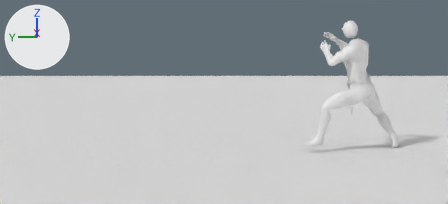
Before and after pictures for a commit that changed the Blender file anim-src/_preview_BackUnarmed.blend.
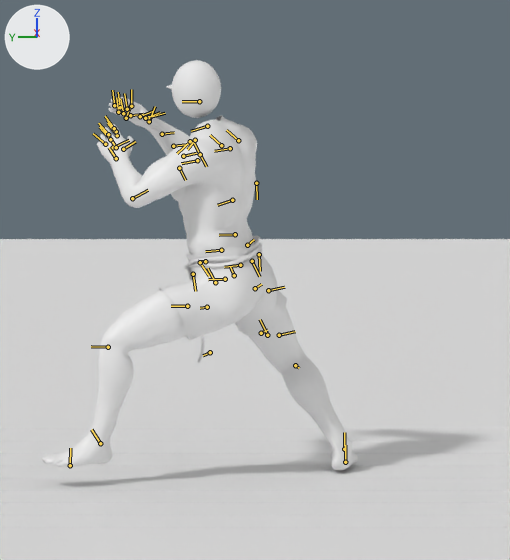
Each version is shown from the file's camera 'CamWide', then close up on the part from 65% to 100% of the width and 1% to 86% of the height. The lights are fixed; the arrows at upper left show +X, +Y and +Z. The first two pictures are the older version. Both versions are drawn at frame 17 of the action 'StepDodgeBackUnarmed'; the numbers are the values there. The bones that change, and the others that lie on the model, are drawn over the model as lines in the close-ups.

The first close-up shows 'Cube.002', 'Floor', 'HIMBO - Body HP', 'HIMBO - Boxers', 'HIMBO - Feet', 'HIMBO - Hands', 'PreviewHead' and 12 more.
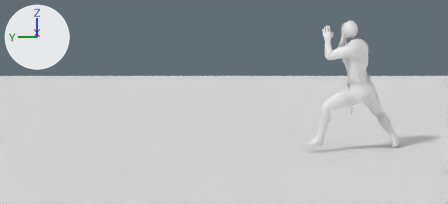
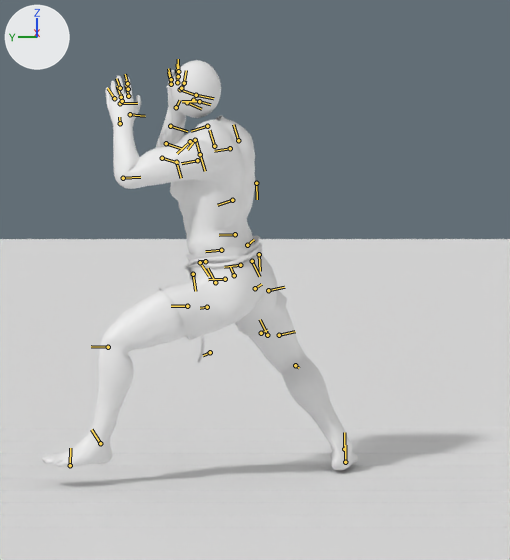
The change in detail:
Bone 'NPC L UpperArm [LUar]' (bone_npc_l_upperarm__luar) turns from (-60, 16, 3) to (-75, -1, -17) degrees about its own x, y and z.
Bone 'NPC L Forearm [LLar]' (bone_npc_l_forearm__llar) turns from (-69, 0, 0) to (-78, 0, 0) degrees about its own x, y and z.
Bone 'NPC R UpperArm [RUar]' (bone_npc_r_upperarm__ruar) turns from (-76, -17, 6) to (-93, 10, -18) degrees about its own x, y and z.
Bone 'NPC R Forearm [RLar]' (bone_npc_r_forearm__rlar) turns from (-69, 0, 0) to (-96, 0, 0) degrees about its own x, y and z.

Where the change shows, as pixel boxes [x1, y1, x2, y2] in the close-ups (510 x 560 px):
'HIMBO - Body HP', posed: [93, 116, 343, 437] in both
'HIMBO - Hands', posed: before [97, 97, 171, 170]; after [105, 66, 186, 139]
bone 'NPC L UpperArm [LUar]', root to tip: before (200, 154) to (194, 143); after (200, 154) to (195, 138)
bone 'NPC L Forearm [LLar]', root to tip: before (132, 198) to (148, 190); after (123, 178) to (140, 177)
bone 'NPC R UpperArm [RUar]', root to tip: before (238, 140) to (226, 130); after (238, 140) to (233, 124)
bone 'NPC R Forearm [RLar]', root to tip: before (183, 156) to (196, 153); after (162, 158) to (178, 163)
